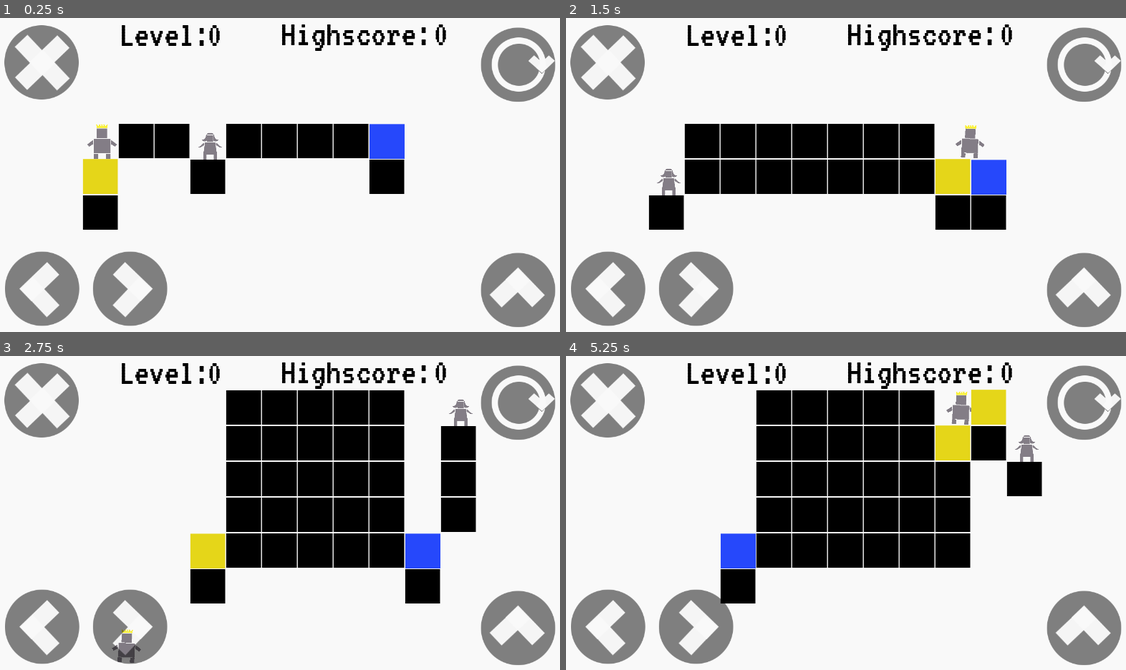
Above: before the commit, frames 1-4 (two rows, left to right).
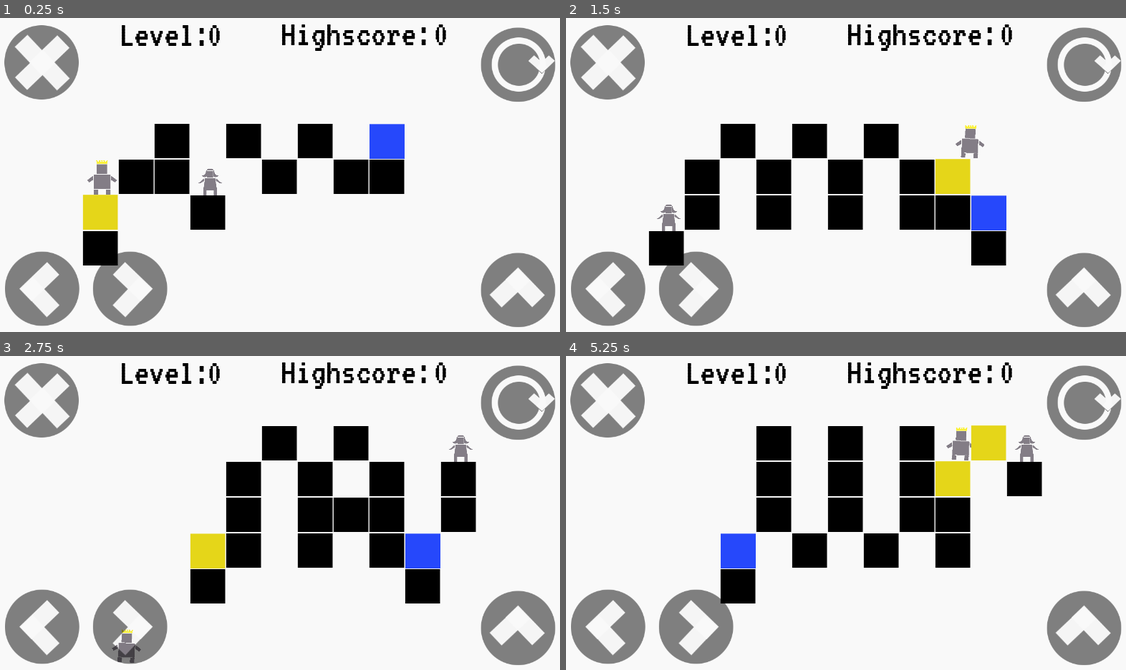
Above: after the commit, the same moments.

Repository: meburns/midas
Game: Godot game, scene res://src/levels/EndlessLevel.tscn
Same seed, same stepped clock (60 frames per second), same inputs: the game is played once before the commit and once after it. This scene is started directly instead of the project's main scene.
Inputs:
- Up to frame 1 (0.25 s): no input
- Up to frame 2 (1.5 s): tap Enter (ui_accept) at 0.5 s; hold Right (move_right) from 0.53 s (still down); tap R (refresh) at 0.6, 1.35 s; tap Space (jump) at 0.77 s
- Up to frame 3 (2.75 s): tap Space (jump) at 1.52 s; release Right (move_right) at 2.03 s; hold A (move_left) from 2.03 s (still down); tap R (refresh) at 2.1 s
- Up to frame 4 (5.25 s): release A (move_left) at 2.78 s; hold Right (move_right) 2.78-4.28 s; tap R (refresh) every 0.75 s from 2.85 to 5.1 s; tap Space (jump) at 3.02, 3.77, 4.52 s; hold A (move_left) 4.28-5.03 s; hold Right (move_right) from 5.03 s (still down)

The runs differ from the first frame. In frame 1, 8.9% of the frame differs, in the area x 14-66%, y 33-79%; in frame 2, 11%; in frame 3, 10%; in frame 4, 13%, in the area x 33-79%, y 10-68%.

Commit message:
Improve endless path finding logic

Diff:
--- a/src/levels/EndlessLevel.gd
+++ b/src/levels/EndlessLevel.gd
@@ -55,7 +55,7 @@
 
 
 func _place_midas(arr: Array) -> Array:
-	var y = floor(rand_range(2, 7))
+	var y = floor(rand_range(3, 7))
 	var x = floor(rand_range(2, 14))
 	arr[y][x] = 2 #midas
 	arr[y+1][x] = 1
@@ -65,7 +65,7 @@
 	return arr
 
 func _place_sadim(arr: Array) -> Array:
-	var y = floor(rand_range(2, 7))
+	var y = floor(rand_range(3, 7))
 	var x = floor(rand_range(2, 14))
 	if (arr[y][x] != 0 || arr[y+1][x] != 0 || arr[y+2][x] != 0):
 		return _place_sadim(arr)
@@ -77,7 +77,7 @@
 		return arr
 
 func _place_water(arr: Array) -> Array:
-	var y = floor(rand_range(2, 7))
+	var y = floor(rand_range(3, 7))
 	var x = floor(rand_range(2, 14))
 	if (arr[y][x] != 0 || arr[y+1][x] != 0 || arr[y+2][x] != 0):
 		return _place_water(arr)
@@ -90,18 +90,28 @@
 
 
 func _find_path(arr: Array) -> Array:
+	var over = true
 	for i in arr.size():
 		# Set certain Y barriers for the blocks to stay inside
 		if ((i > midas_y && i < sadim_y) || (i < midas_y && i > sadim_y) || (i == midas_y || i == sadim_y)):
 			for j in arr[i].size():
 				if ((j > midas_x && j < sadim_x) || (j < midas_x && j > sadim_x) || (j == midas_x || j == sadim_x)):
 					if (arr[i][j] == 0):
-						arr[i][j] = 1
+						if over:
+							arr[i][j] = 1
+							over = false
+						else:
+							over = true
+
 		if ((i > midas_y && i < water_y) || (i < midas_y && i > water_y) || (i == midas_y || i == water_y)):
 			for j in arr[i].size():
 				if ((j > midas_x && j < water_x) || (j < midas_x && j > water_x) || (j == midas_x || j == water_x)):
 					if (arr[i][j] == 0):
-						arr[i][j] = 1
+						if over:
+							arr[i][j] = 1
+							over = false
+						else:
+							over = true
 				# Set certain X barriers for the blocks to stay inside
 				#if (j > 2 && j < arr[i].size()):
 					#arr[i][j] = 1
